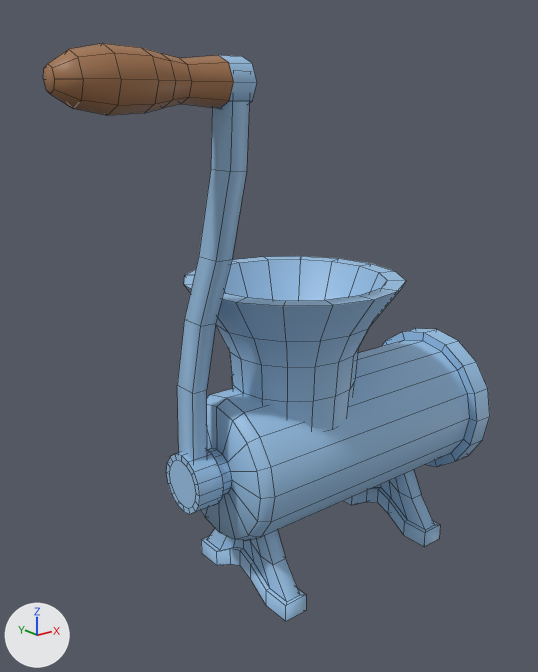
Before and after pictures for a commit that changed the FBX model UnityProject - MysteryMeat/Assets/Models/Manual Meat Grinder.fbx.
The view is the same before and after, from a 50 mm lens placed at (-0.376, -0.398, 0.355), pointed at (-0.053, 0.005, 0.193). Lighting does not change. The marker at lower left points along +X, +Y and +Z. Mesh edges are drawn as thin lines. Where no turn or scale is listed for an object, it has been applied to the vertices.

The first picture shows 'Crank', 'Grinder'.
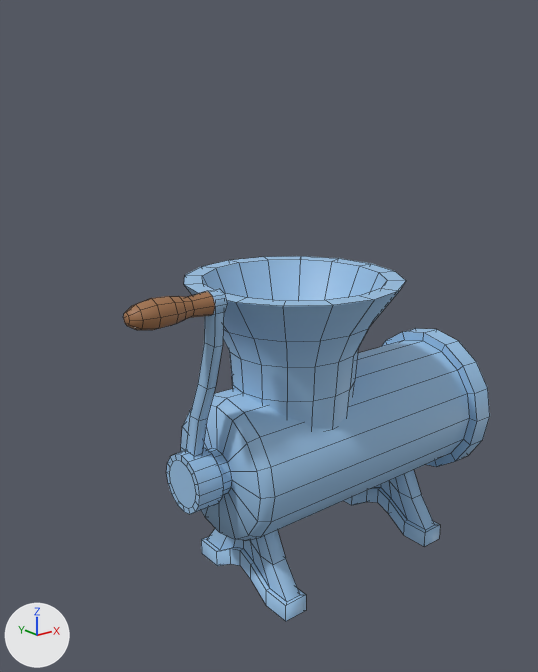
Commit message: finish manual meat grinder

Changed parts and their boxes (x1, y1, x2, y2) in the pictures (538 x 672 px; the box of a moved part takes in the faces that stretch with it):
```json
{"object": "Crank", "change": "reshaped", "before": [43, 43, 257, 514], "after": [123, 289, 227, 514], "on screen": "51% narrower, 52% shorter"}
{"part": 1, "of": "me_cylinder_002", "change": "moved or reshaped", "before": [177, 101, 249, 462], "after": [186, 312, 224, 457]}
{"part": 2, "of": "me_cylinder_002", "change": "moved or reshaped", "before": [43, 43, 257, 115], "after": [123, 289, 227, 330]}
```

Scene script edits in JSON lines:
```json
{"block": "me_cylinder_002", "where": "me_cylinder_002.from_pydata(...)  # 152 vertices, 129 faces; spans x -0.094..0.02, y -0.066..0.021, z -0.021..0.278"}
{"block": "me_cylinder_002", "where": "# used by ob_crank; location = (-0.1337, 0.0, 0.1034)"}
{"block": "me_cylinder_002", "change": "me_cylinder_002 part 1: the loose piece of 24 vertices spanning x 0.004..0.015, y -0.061..0.01, z 0.017..0.268 is scaled about its middle by 0.585, then moved by (0.001, 0.011, -0.078)"}
{"block": "me_cylinder_002", "change": "me_cylinder_002 part 2: the loose piece of 64 vertices spanning x -0.094..0.017, y -0.066..-0.034, z 0.245..0.278 is scaled about its middle by 0.585, then moved by (0.021, 0.022, -0.128)"}
```
